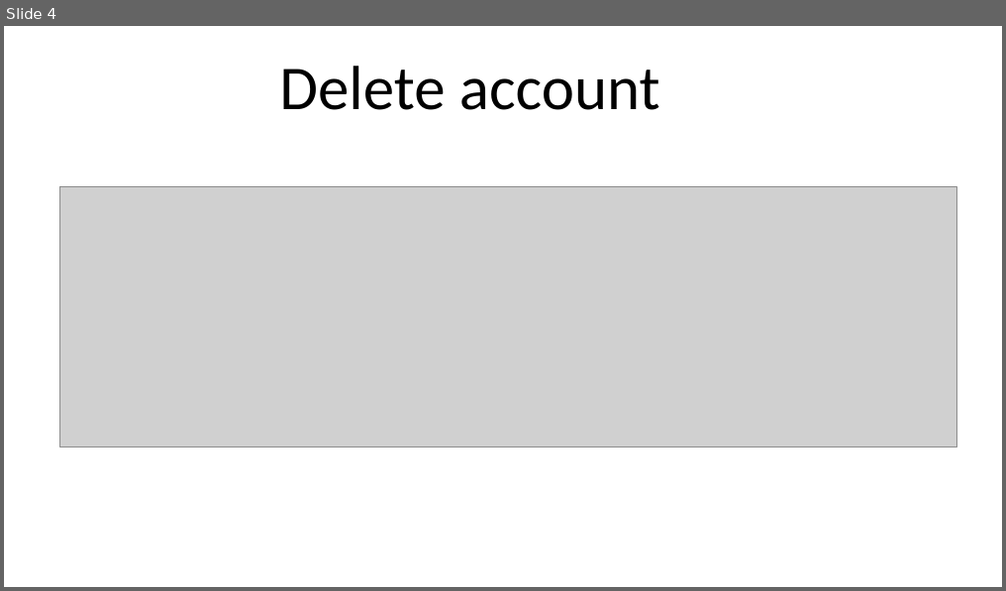
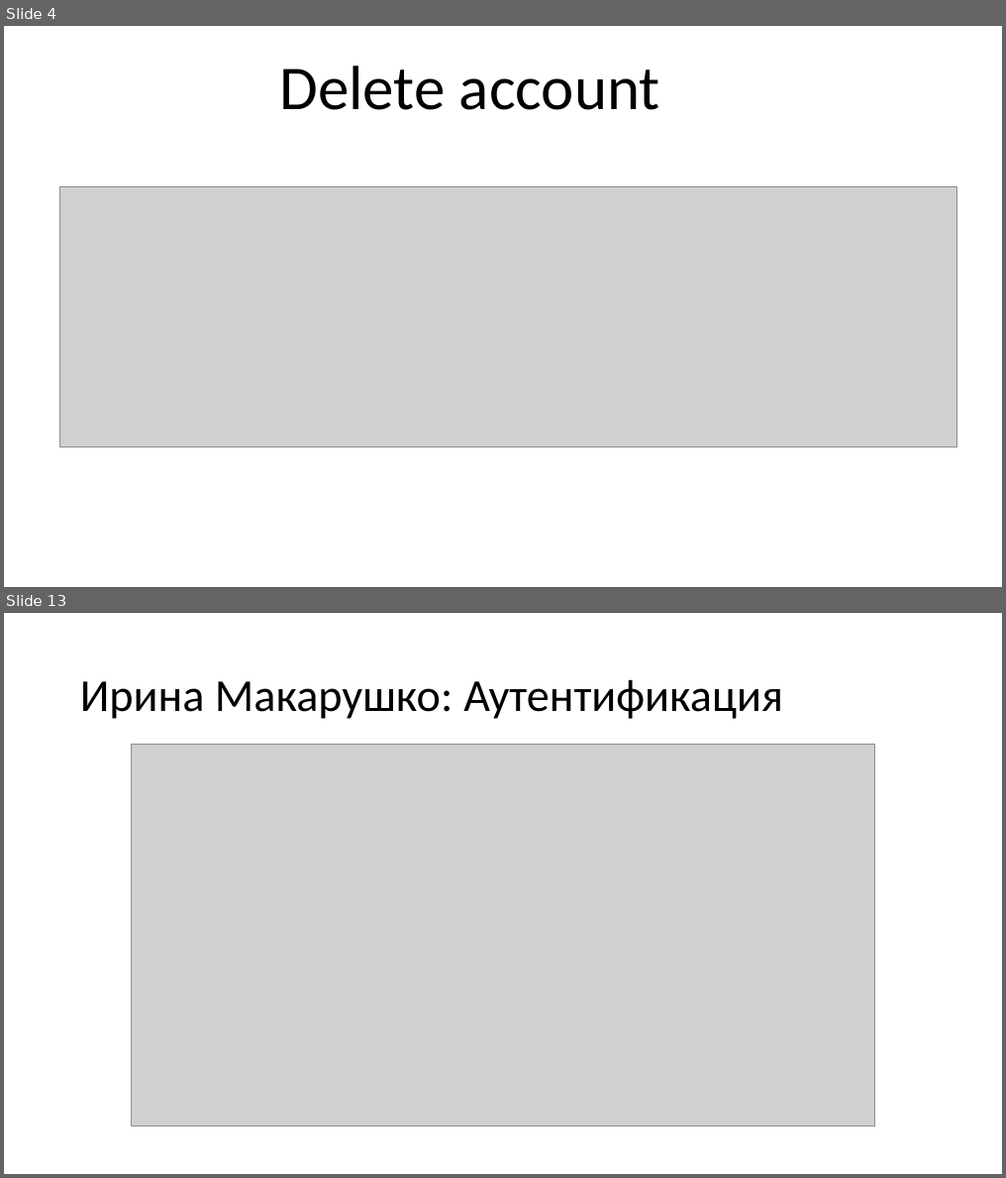
Before and after one commit to maxfirecheetah2/Bank, a slide deck: BankSystem/Presentation.pptx. Shown one above the other, each under a label of ours: slide 4 before the commit, slides 4 and 13 after it; the slides between them are not shown. The pictures are 1006x591 and 1006x1178 pixels, drawn with LibreOffice and Linux fonts; fonts in the diff are those of the drawing; grey boxes stand for pictures. Boxes give left, top, right and bottom in pixels: in the first picture for what was removed or moved away, otherwise in the second. Text is boxed around its words. In the diff, an @@ line names an element or a change of style, - is before the commit and + after.

```diff
--- a/BankSystem/Presentation.pptx
+++ b/BankSystem/Presentation.pptx
@@ slide 13 added at (4,613,1002,1174), background #FFFFFF @@
@@ title added at (80,679,783,719), 44 pt, text #000000 @@
+Ирина Макарушко: Аутентификация
@@ picture added at (132,744,875,1126) @@
```
Also in this commit, not shown: 9 other slides added, 1 slide removed.
